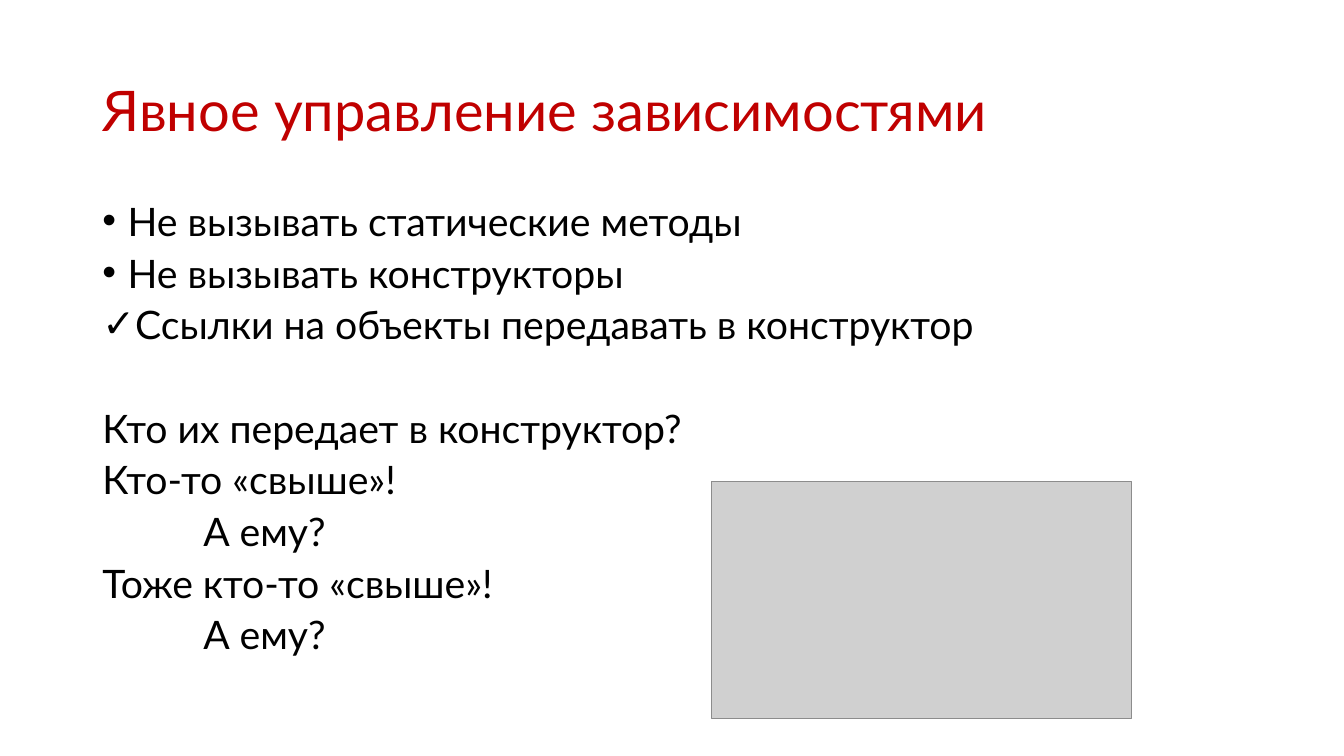
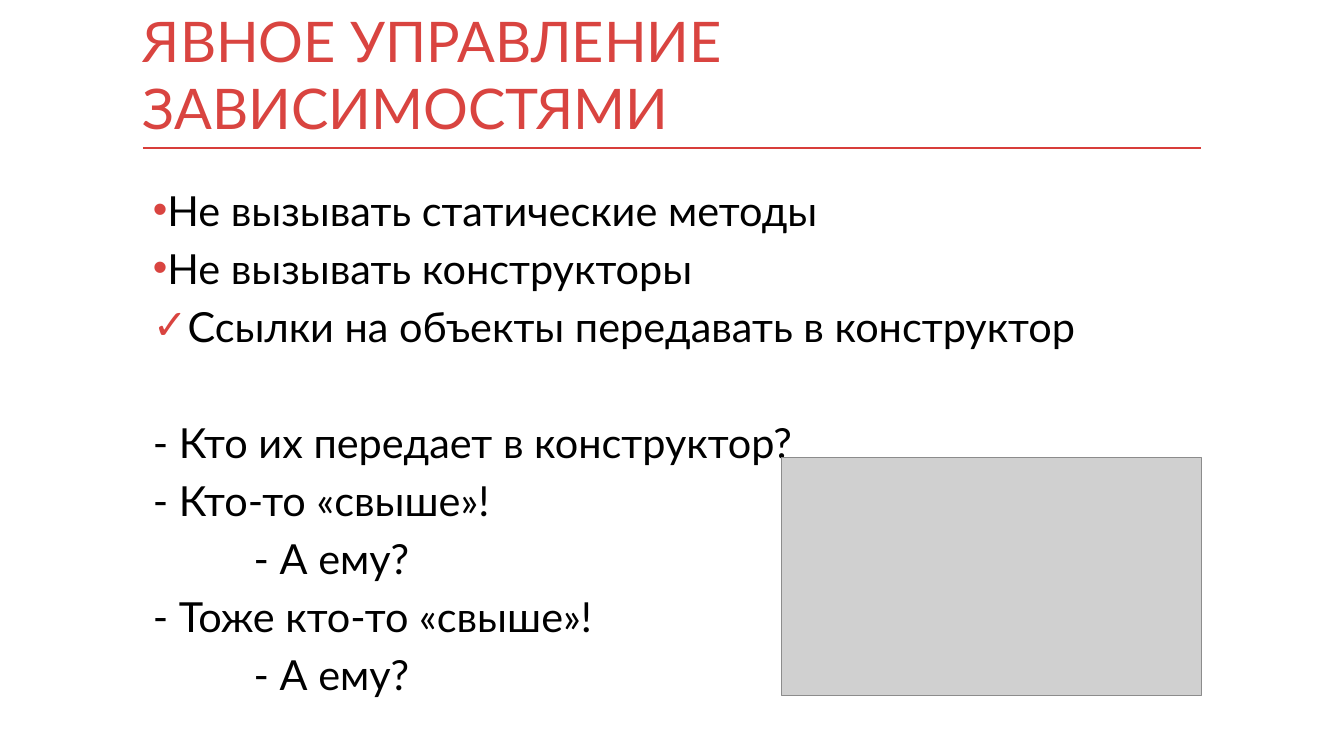
Before and after one commit to kontur-courses/di, a slide deck: slide 6 of di.pptx (slide 7 before the commit). Drawn at 1344x756 pixels with LibreOffice and Linux fonts; fonts in the diff are those of the drawing; grey boxes stand for pictures. Boxes give left, top, right and bottom in pixels: in the first picture for what was removed or moved away, otherwise in the second. Text is boxed around its words. In the diff, an @@ line names an element or a change of style, - is before the commit and + after.

```diff
--- a/di.pptx
+++ b/di.pptx
@@ title at [143,21,722,130]: text changed; text colour #C00000 to #D94440 @@
-Явное управление зависимостями
+ЯВНОЕ УПРАВЛЕНИЕ ЗАВИСИМОСТЯМИ
@@ title "ЯВНОЕ УПРАВЛЕНИЕ ЗАВИСИМОСТЯМИ" at [143,21,722,130]: vertical alignment middle to bottom @@
@@ line added from (143, 148) to (1202, 148), #D83F3B 1 pt @@
@@ text "Не вызывать статические методы": place and size @@
-text "Не вызывать статические методы" at [102,208,973,656]
+text "Не вызывать статические методы" at [167,196,1075,697]
@@ text at [167,196,1075,350]: size 28 to 29.6 pt in "Не вызывать статические методы", "Не вызывать конструкторы", "Ссылки на объекты передавать в конструктор"; indent changed; line spacing 0.8 to 1; less space between paragraphs @@
@@ text at [179,428,792,697]: text changed; size 28 to 29.6 pt @@
-Кто их передает в конструктор?
-Кто-то «свыше»!
-А ему?
-Тоже кто-то «свыше»!
-А ему?
+- Кто их передает в конструктор?
+- Кто-то «свыше»!
+- А ему?
+- Тоже кто-то «свыше»!
+- А ему?
@@ picture: place and size @@
-picture at [712,481,1132,718]
+picture at [781,458,1202,695]
```
Also in this commit, not shown: 14 other slides changed, 1 slide removed, 2 other files.
